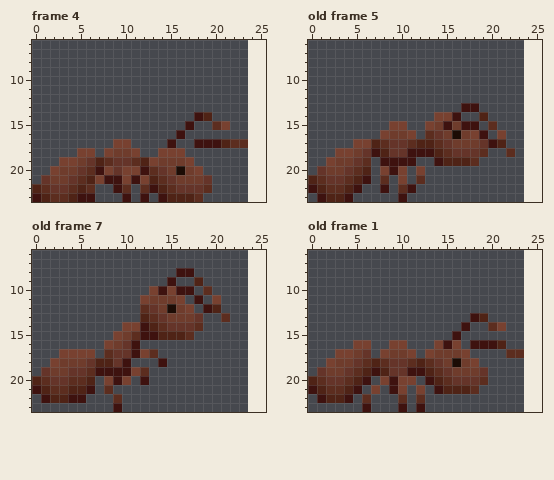
Two versions of one pixel-art file, Assets/Sprites/PunkAntAnimationEditable.aseprite. The picture above is the old version.
24x23 pixels, 7 frames. Shown: frame 4: x 0..25, y 6..23; old frame 5: x 0..25, y 6..23; old frame 7: x 0..25, y 6..23; old frame 1: x 0..25, y 6..23. The old version is drawn lined up with the new one, on the new canvas. The commit also changed other frames, which this record leaves out.
Now the later version:
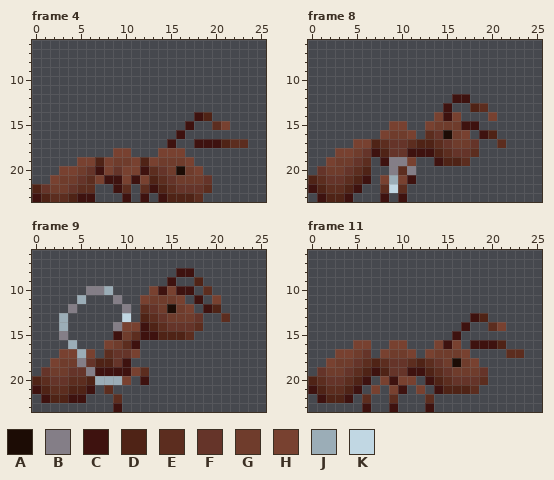
Palette (. is transparent): A #1c0c05  B #847e87  C #3e120f  D #4f2316  E #5c2d1f  F #653429  G #6f3c2c  H #784130  J #9badb7  K #c1d7e3
A new or re-ordered frame is compared with the old frame closest to it.
Diff:
canvas 24x23 -> 48x24, the old top-left corner now at 0,1
frames 7 -> 12
Changed rows in their new state; - is an unchanged pixel.
Frame 4:
first column x 1:
17 --------..-
18 ----..-.HH.
19 --..HH-HGGH
20 -.HHGF-----
21 .H-GFE-----
22 FGGFE------
Frame 8 is new; against old frame 5:
first column x 8:
12 --------CC-----
13 -------C-.DE---
14 -------CH--.H--
15 -------G----.--
16 -------AGH.-D.-
17 ----------F..E-
18 ----------E.--.
19 -BBH-----E.----
20 .BEB.----------
21 HJ-C.----------
22 EK-.-----------
23 C--------------
Frame 9 is new; against old frame 7:
first column x 3:
10 ---BBJ------
11 --J---B-----
12 -B-----B----
13 J------K----
14 J-----B-----
15 B-----C-----
16 -J-----E----
17 --J-----H..-
18 --B--------.
19 ---B--------
20 ----JJJ-----
Frame 11 is new; against old frame 1:
first column x 9:
21 HC---
22 E.-.E
23 C.-.C
